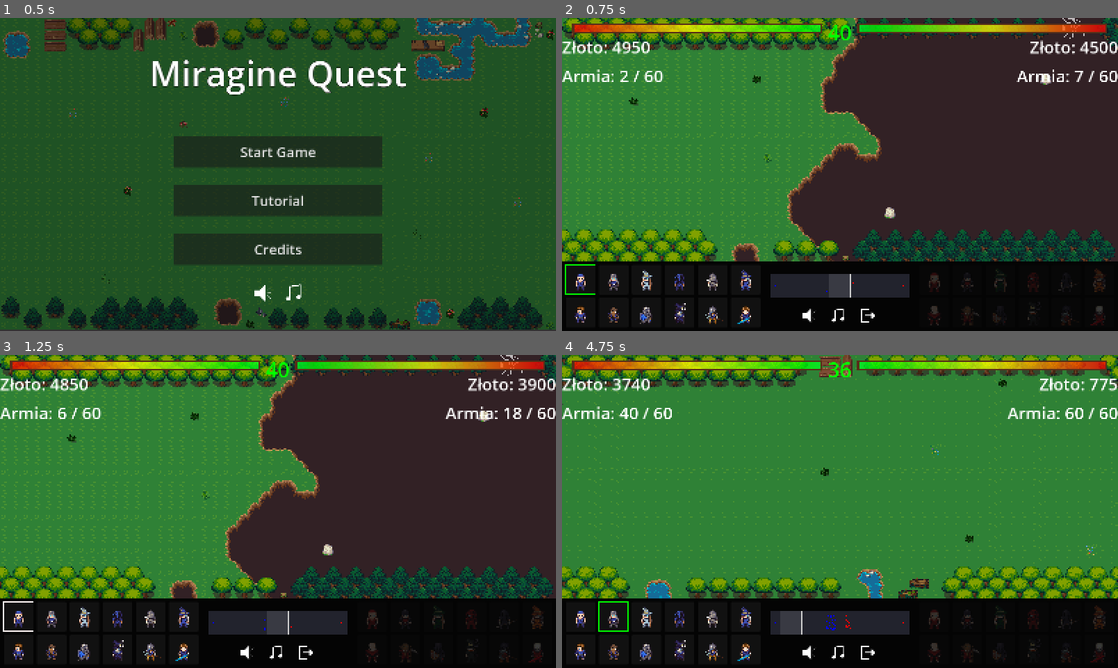
Above: before the commit, frames 1-4 (two rows, left to right).
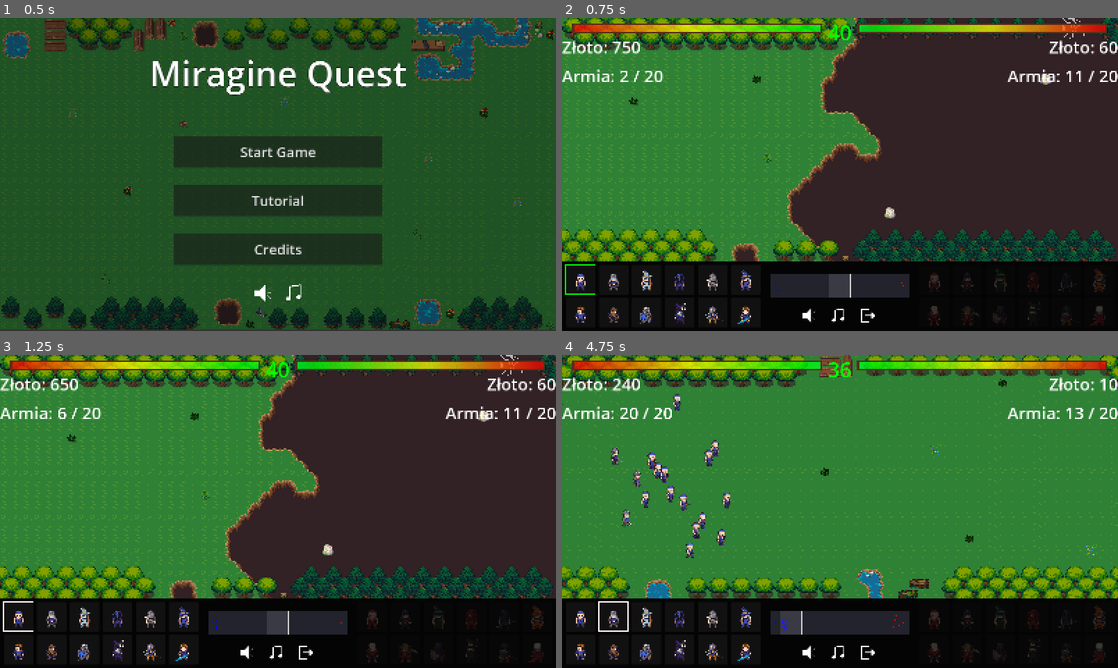
Above: after the commit, the same moments.

Repository: wojmichaluk/miragine-quest
Game: Godot game, scene res://scenes/MainMenu.tscn
Same seed, same stepped clock (60 frames per second), same inputs: the game is played once before the commit and once after it. The engine's default icon, where the game draws it, is replaced by a stand-in: a white triangle on a blue panel in a dark square.
Inputs (mouse positions are in pixels of both pictures, inside the frame that each line leads up to):
- Up to frame 1 (0.5 s): no input
- Up to frame 2 (0.75 s): click "Start Game" at 0.5 s
- Up to frame 3 (1.25 s): no input
- Up to frame 4 (4.75 s): click (578, 617) at 1.25 s; click (612, 617) at 2.02 s; drag from (840, 624) to (612, 498) at 2.77 s; drag from (728, 527) to (812, 574) at 3.52 s; move the mouse to (895, 442) at 4.27 s; hold D (move_right) from 4.28 s (still down)

Frame 1 is identical in both runs. In frame 2, 0.8% of the frame differs, in the area x 9-99%, y 7-88%; in frame 3, 0.6%; in frame 4, 1.9%, in the area x 6-100%, y 7-89%.

Commit message:
Added adaptive gold income and weight limit change

Diff:
--- a/godot-project/scripts/base.gd
+++ b/godot-project/scripts/base.gd
@@ -45,6 +45,7 @@
 var current_frame_index = 0
 var is_ready = false
 
+# Signals to notify main script about the base health and death
 signal base_health_changed(current, maximum, is_player)
 signal base_destroyed(is_player)
 
@@ -252,13 +253,15 @@
 	if current_health <= 0 and state != "dead":
 		state = "dead"
 		die()
-		base_destroyed.emit(is_player)
 
 
 func die():
 	# Stop the animation attack if it currently happens
 	if attack_tween:
 		attack_tween.kill()
+
+	# Emit death signal
+	base_destroyed.emit(is_player)
 
 	# Ensure that hframes and vframes are set 'normally'
 	set_sprite_frames_normal()
--- a/godot-project/scripts/battle_demo.gd
+++ b/godot-project/scripts/battle_demo.gd
@@ -74,6 +74,8 @@
 	new_unit.is_player = is_player
 	new_unit.unit_id = unit_id
 	new_unit.unit_name = unit_data["name"]
+	new_unit.cost = unit_data["cost"]
+	new_unit.weight = unit_data["weight"]
 	new_unit.speed = unit_data["speed"]
 	new_unit.attack_speed = 0.8 * unit_data["atk_speed"]
 	new_unit.max_health = 2 * unit_data["hp"]
--- a/godot-project/scripts/main.gd
+++ b/godot-project/scripts/main.gd
@@ -6,14 +6,21 @@
 @export var enemy_unit_scene: PackedScene
 @export var base_scene: PackedScene
 
-# Currency
-var player_gold: int = 5000
-var enemy_gold: int = 5000
+# Gold currency
+var player_gold: int = 800
+var enemy_gold: int = 800
+var player_gold_round: int = 500
+var enemy_gold_round: int = 500
+var player_gold_gain: float = 0.0
+var enemy_gold_gain: float = 0.0
 
 # Unit weights
-var player_current_weight: int = 0
-var enemy_current_weight: int = 0
-var max_weight_limit: int = 60
+var player_weight: int = 0
+var enemy_weight: int = 0
+var player_weight_limit: int = 20
+var enemy_weight_limit: int = 20
+var player_weight_gain: float = 0.0
+var enemy_weight_gain: float = 0.0
 
 # Timers
 var round_time: float = 40.0
@@ -43,8 +50,8 @@
 	gold_changed.emit(player_gold, true)
 	gold_changed.emit(enemy_gold, false)
 	time_changed.emit(current_time, is_shopping_phase())
-	weight_changed.emit(player_current_weight, max_weight_limit, true)
-	weight_changed.emit(enemy_current_weight, max_weight_limit, false)
+	weight_changed.emit(player_weight, player_weight_limit, true)
+	weight_changed.emit(enemy_weight, enemy_weight_limit, false)
 
 	# Initial player unit selection
 	select_active_unit(0)
@@ -82,9 +89,11 @@
 	add_child(player_base)
 	add_child(enemy_base)
 
-	# Connecting signals to UI
+	# Connecting bases signals to UI
 	player_base.base_health_changed.connect($CanvasLayer/UI.update_base_hp)
+	player_base.base_destroyed.connect(end_game)
 	enemy_base.base_health_changed.connect($CanvasLayer/UI.update_base_hp)
+	enemy_base.base_destroyed.connect(end_game)
 
 
 func initialize_base(base_data, is_player):
@@ -155,23 +164,28 @@
 	# Calculating currency and weight change
 	if is_player:
 		player_gold -= unit_data["cost"]
-		player_current_weight += unit_data["weight"]
+		player_weight += unit_data["weight"]
 		gold_changed.emit(player_gold, true)
-		weight_changed.emit(player_current_weight, max_weight_limit, true)
+		weight_changed.emit(player_weight, player_weight_limit, true)
 	else:
 		enemy_gold -= unit_data["cost"]
-		enemy_current_weight += unit_data["weight"]
+		enemy_weight += unit_data["weight"]
 		gold_changed.emit(enemy_gold, false)
-		weight_changed.emit(enemy_current_weight, max_weight_limit, false)
+		weight_changed.emit(enemy_weight, enemy_weight_limit, false)
 
 	# Setting unit orientation
-	new_unit.position = Vector2(-dir * 1000, randf_range(120, 580))
+	new_unit.position = Vector2(-dir * 4500, randf_range(120, 580))
 	new_unit.direction = dir
+
+	# Connect unit death signal
+	new_unit.unit_died.connect(update_currency_gain)
 
 	# Setting unit attributes
 	new_unit.is_player = is_player
 	new_unit.unit_id = unit_id
 	new_unit.unit_name = unit_data["name"]
+	new_unit.cost = unit_data["cost"]
+	new_unit.weight = unit_data["weight"]
 	new_unit.speed = unit_data["speed"]
 	new_unit.attack_speed = unit_data["atk_speed"]
 	new_unit.max_health = unit_data["hp"]
@@ -207,10 +221,10 @@
 func within_currency_limits(unit_id: int, is_player: bool) -> bool:
 	if is_player:
 		return player_gold >= GlobalData.player_units_data[str(unit_id)]["cost"] and \
-			player_current_weight + GlobalData.player_units_data[str(unit_id)]["weight"] <= max_weight_limit
+			player_weight + GlobalData.player_units_data[str(unit_id)]["weight"] <= player_weight_limit
 	else:
 		return enemy_gold >= GlobalData.enemy_units_data[str(unit_id)]["cost"] and \
-			enemy_current_weight + GlobalData.enemy_units_data[str(unit_id)]["weight"] <= max_weight_limit
+			enemy_weight + GlobalData.enemy_units_data[str(unit_id)]["weight"] <= enemy_weight_limit
 
 
 func _on_game_timer_timeout() -> void:
@@ -221,21 +235,48 @@
 		start_new_round()
 
 
+func update_currency_gain(unit_weight, unit_cost, is_player):
+	if is_player:
+		enemy_weight_gain += unit_weight
+		enemy_gold_gain += unit_cost
+	else:
+		player_weight_gain += unit_weight
+		player_gold_gain += unit_cost
+
+
+func end_game(is_player):
+	if is_player:
+		print("Wygrana!")
+	else:
+		print("Przegrana!")
+
+
 func start_new_round():
 	current_time = round_time
 
+	# Update weight and gold limits
+	player_weight_limit += int(player_weight_gain / 8.0)
+	enemy_weight_limit += int(enemy_weight_gain / 8.0)
+	player_gold_round += int(player_gold_gain / 4.0)
+	enemy_gold_round += int(enemy_gold_gain / 4.0)
+
 	# Adding gold at the start of the round
-	var income_amount = 5000
-	player_gold += income_amount
-	enemy_gold += income_amount
+	player_gold += player_gold_round
+	enemy_gold += enemy_gold_round
 	gold_changed.emit(player_gold, true)
 	gold_changed.emit(enemy_gold, false)
 
-	# Reset weight limits
-	player_current_weight = 0
-	enemy_current_weight = 0
-	weight_changed.emit(player_current_weight, max_weight_limit, true)
-	weight_changed.emit(enemy_current_weight, max_weight_limit, false)
+	# Reset weights
+	player_weight = 0
+	enemy_weight = 0
+	player_weight_gain = 0.0
+	enemy_weight_gain = 0.0
+	weight_changed.emit(player_weight, player_weight_limit, true)
+	weight_changed.emit(enemy_weight, enemy_weight_limit, false)
+
+	# Reset gold gain
+	player_gold_gain = 0.0
+	enemy_gold_gain = 0.0
 
 	# Player unit selection
 	select_active_unit(active_unit_id)
@@ -246,6 +287,6 @@
 
 func enemy_ai_purchase():
 	# Simple AI: buy random units
-	for i in range(50):
+	for i in range(100):
 		spawn_unit(randi_range(0, 11), false)
-		await get_tree().create_timer(0.2).timeout
+		await get_tree().create_timer(0.1).timeout
--- a/godot-project/scripts/unit.gd
+++ b/godot-project/scripts/unit.gd
@@ -4,6 +4,7 @@
 # Unit attributes
 @export var unit_id: int
 @export var unit_name: String
+@export var cost: int
 @export var weight: int
 @export var speed: int
 @export var attack_speed: float
@@ -50,6 +51,9 @@
 var current_frame_index = 0
 var is_ready = false
 
+# Signal to notify main script about the unit death
+signal unit_died(unit_weight, unit_cost, is_player)
+
 # Called when the node enters the scene tree for the first time.
 func _ready() -> void:
 	current_health = max_health
@@ -345,6 +349,9 @@
 	if attack_tween:
 		attack_tween.kill()
 
+	# Emit death signal
+	unit_died.emit(weight, cost, is_player)
+
 	# Ensure that hframes and vframes are set 'normally'
 	set_sprite_frames_normal()
 
